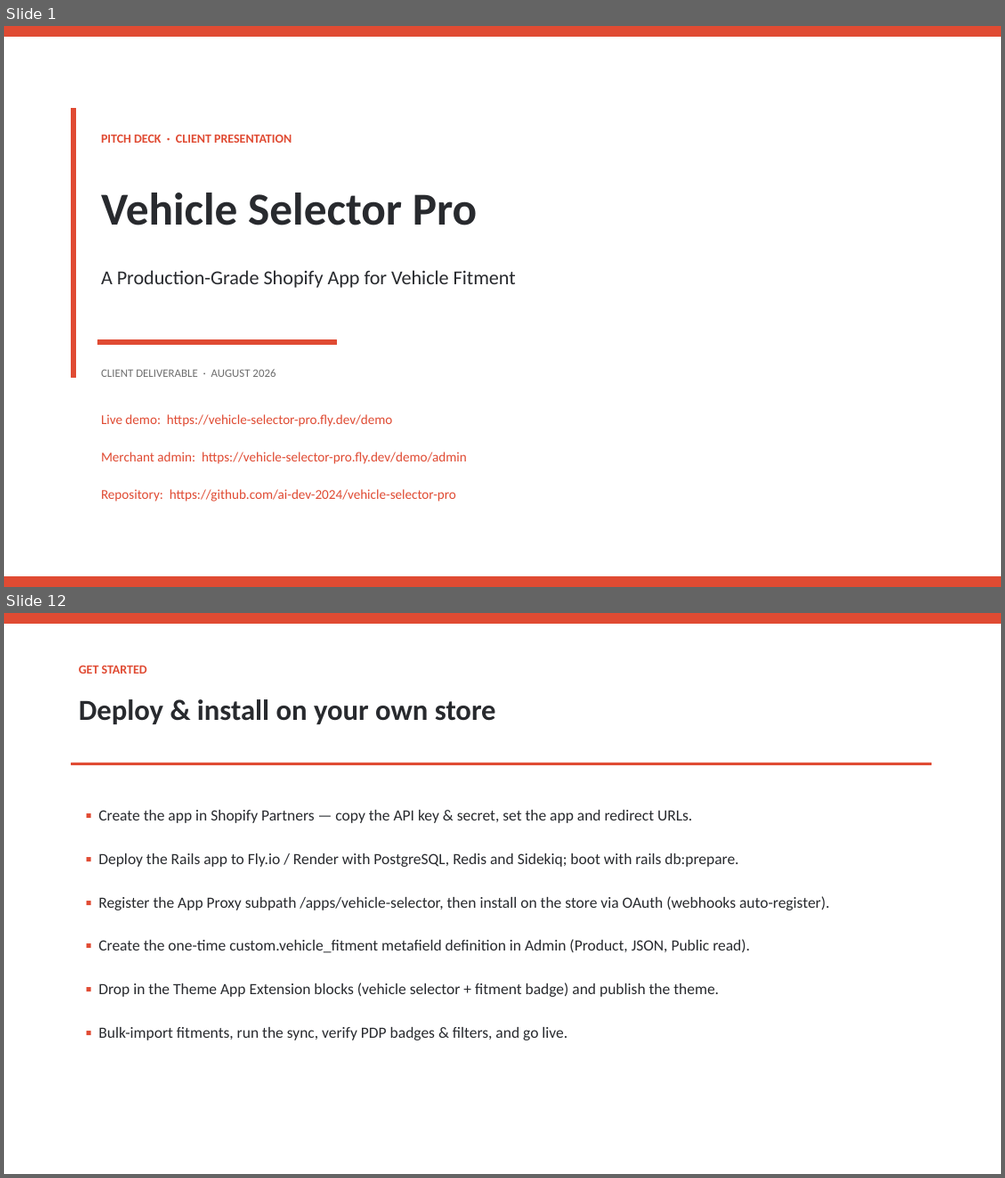
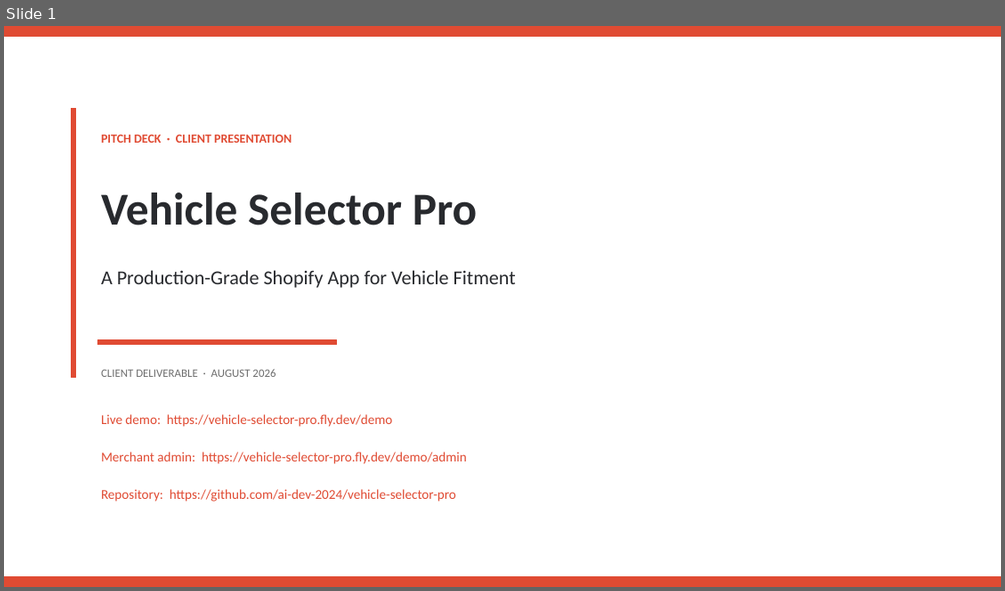
Before and after one commit to ai-dev-2024/vehicle-selector-pro, a slide deck: report/Vehicle_Selector_Pro_Pitch_Deck.pptx. Shown one above the other, each under a label of ours: slides 1 and 12 before the commit, slide 1 after it; the slides between them are not shown. The pictures are 1005x1178 and 1005x591 pixels, drawn with LibreOffice and Linux fonts; fonts in the diff are those of the drawing. Boxes give left, top, right and bottom in pixels: in the first picture for what was removed or moved away, otherwise in the second. Text is boxed around its words. In the diff, an @@ line names an element or a change of style, - is before the commit and + after.

```diff
--- a/report/Vehicle_Selector_Pro_Pitch_Deck.pptx
+++ b/report/Vehicle_Selector_Pro_Pitch_Deck.pptx
@@ slide 12 removed at (x1=4, y1=613, x2=1001, y2=1174), background #FFFFFF @@
@@ rectangle removed at (x1=4, y1=613, x2=1001, y2=624) @@
@@ text removed at (x1=79, y1=666, x2=147, y2=674) @@
-GET STARTED
@@ text removed at (x1=79, y1=699, x2=496, y2=724) @@
-Deploy & install on your own store
@@ rectangle removed at (x1=72, y1=763, x2=931, y2=765) @@
@@ text removed at (x1=98, y1=810, x2=829, y2=1040) @@
-▪ Create the app in Shopify Partners — copy the API key & secret, set the app and redirect URLs.
-▪ Deploy the Rails app to Fly.io / Render with PostgreSQL, Redis and Sidekiq; boot with rails db:prepare.
-▪ Register the App Proxy subpath /apps/vehicle-selector, then install on the store via OAuth (webhooks auto-register).
-▪ Create the one-time custom.vehicle_fitment metafield definition in Admin (Product, JSON, Public read).
-▪ Drop in the Theme App Extension blocks (vehicle selector + fitment badge) and publish the theme.
-▪ Bulk-import fitments, run the sync, verify PDP badges & filters, and go live.
```
Also in this commit, not shown: 4 slides changed, 11 other slides removed, 5 other files.
